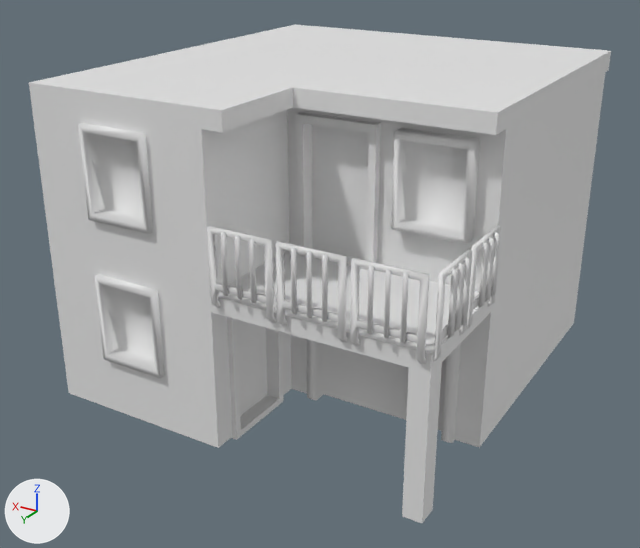
What one commit did to the glTF model assets/golden_scene/city_v20/family_house_05.glb.
Before and after are seen from a 50 mm lens placed at (-2.1, 3.76, 2.34), pointed at (0.06, 0.16, 0.54). The axes (+X, +Y, +Z) are drawn at lower left. The lights are the same throughout. The first picture is the older version. Where no turn or scale is listed for an object, it has been applied to the vertices.

The older version as bpy lines, for what is in view:
```python
me_house6_baked_cube_071 = bpy.data.meshes.new('house6_baked_Cube.071')
me_house6_baked_cube_071.from_pydata(...)  # 530 vertices, 856 faces; spans x -0.91..1.11, y -1.09..1.14, z -0.74..0.84
ob_house6_baked_cube_071 = bpy.data.objects.new('house6_baked_Cube.071', me_house6_baked_cube_071)
ob_house6_baked_cube_071.location = (-0.1, -0.027, 0.741)
```
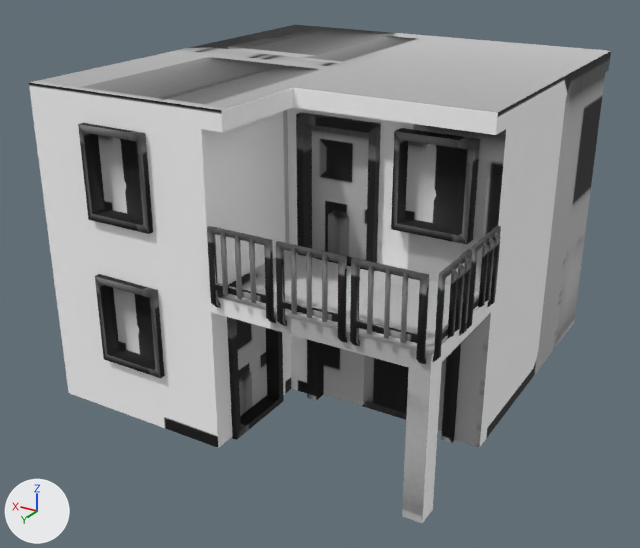
The newer file is also turned or shifted as a whole; pictures and numbers use the older file's frame.

Edits to the bpy script that builds the scene:
```text
Add img_ao_house6:
    img_ao_house6 = load_image('ao_house6', '_unpacked/ao_house6', 512, 512, 'sRGB')
Add mat_v20baked:
    mat_v20baked = principled_material('V20Baked')
    mat_v20baked.texture = img_ao_house6
    mat_v20baked.roughness = 0.76
Change me_house6_baked_cube_071:
    where me_house6_baked_cube_071.from_pydata(...)  # 530 vertices, 856 faces; spans x -0.91..1.11, y -1.09..1.14, z -0.74..0.84
    add me_house6_baked_cube_071.materials.append(mat_v20baked)  # picture img_ao_house6
```

Boxes [x1, y1, x2, y2] around the edits, measured in the pictures (640 x 548 px):
'house6_baked_Cube.071', recoloured
    both: [29, 25, 611, 523]
